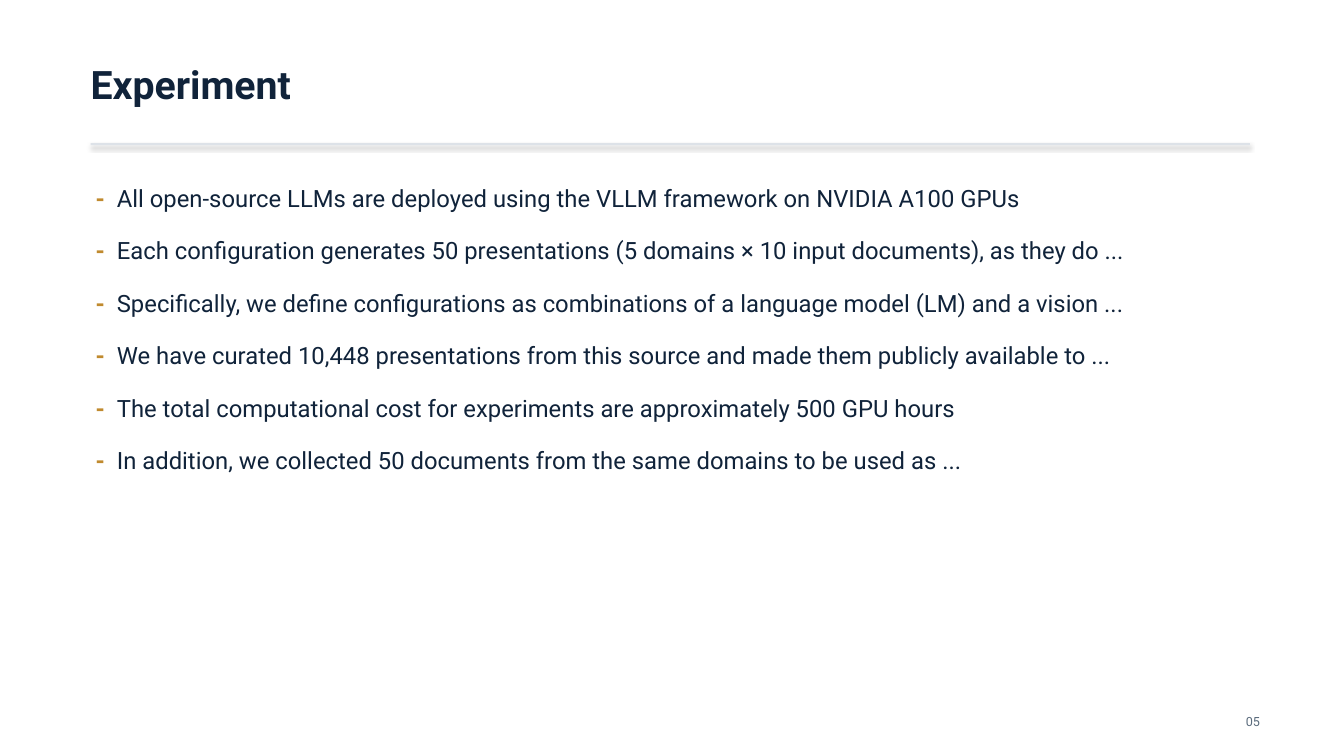
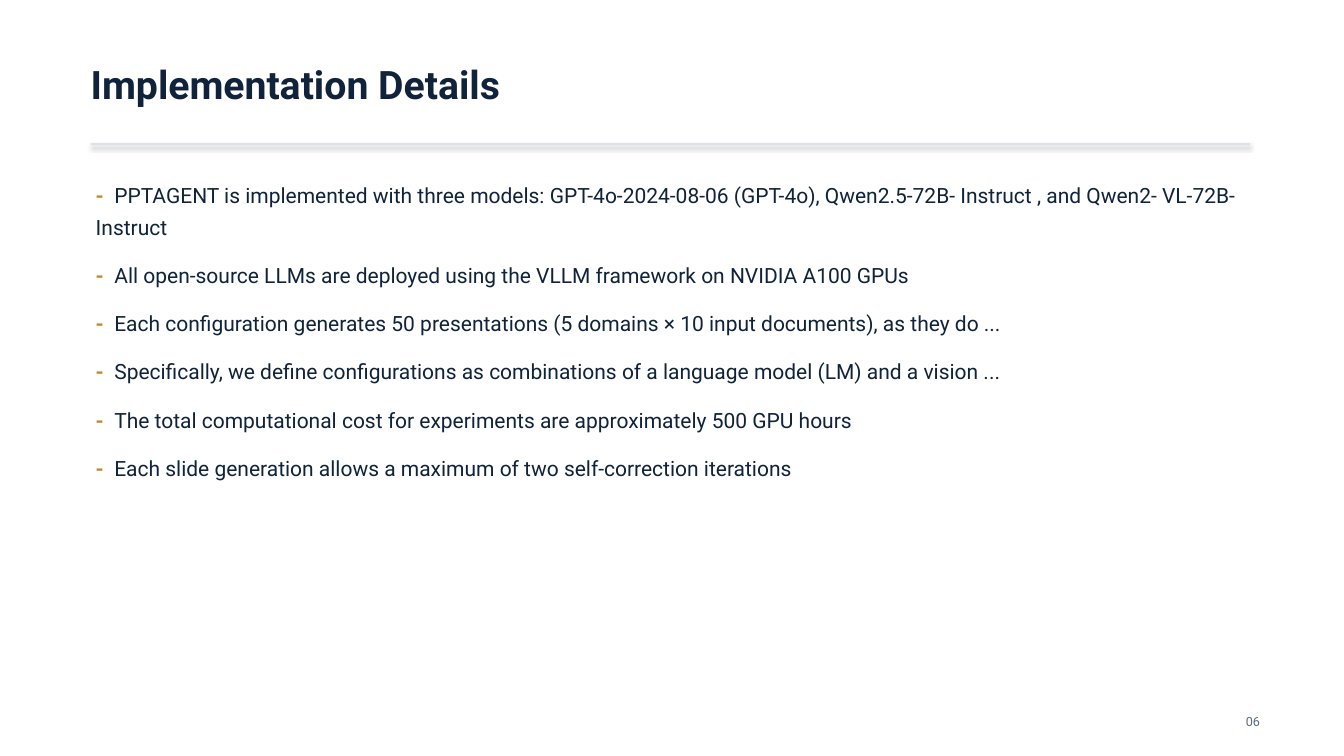
Before and after one commit to Mizuki0215/capstone-ppt-agent, a slide deck: slide 6 of out/PPTAgent_2501.03936.pptx (slide 5 before the commit). Drawn at 1344x756 pixels with LibreOffice and Linux fonts; fonts in the diff are those of the drawing. Boxes give left, top, right and bottom in pixels: in the first picture for what was removed or moved away, otherwise in the second. Text is boxed around its words. In the diff, an @@ line names an element or a change of style, - is before the commit and + after.

```diff
--- a/out/PPTAgent_2501.03936.pptx
+++ b/out/PPTAgent_2501.03936.pptx
@@ text at (91, 69, 500, 107): text changed @@
-Experiment
+Implementation Details
@@ text at (96, 186, 1235, 236): paragraph added @@
+- PPTAGENT is implemented with three models: GPT-4o-2024-08-06 (GPT-4o), Qwen2.5-72B- Instruct , and Qwen2- VL-72B-Instruct
@@ text at (114, 267, 979, 433): size 17 to 15 pt in "- All open-source LLMs are deployed using ...", "- Each configuration generates 50 presentations (5 ...", "- Specifically, we define configurations as combinations ...", "- The total computational cost for experiments ..."; more space between paragraphs @@
@@ text at (117, 346, 1085, 369): paragraph removed @@
-- We have curated 10,448 presentations from this source and made them publicly available to ...
@@ text at (114, 460, 792, 481): text changed; size 17 to 15 pt @@
-- In addition, we collected 50 documents from the same domains to be used as ...
+- Each slide generation allows a maximum of two self-correction iterations
@@ text at (1246, 717, 1260, 726): text changed @@
-05
+06
```
Also in this commit, not shown: 4 other slides changed, 2 slides added, 2 slides removed, 19 other files.
